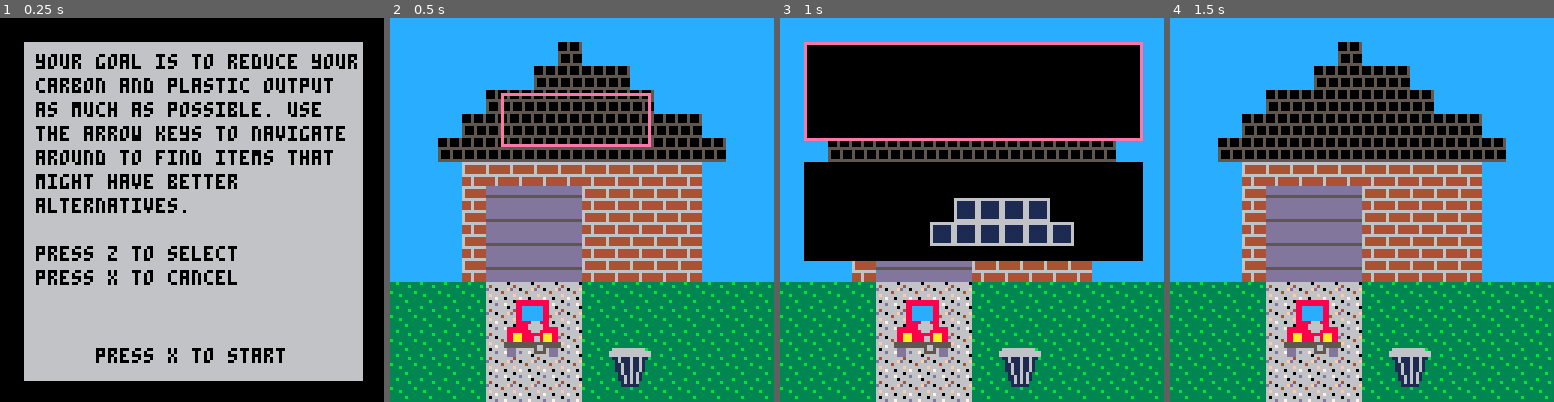
Above: before the commit, frames 1-4 (left to right).
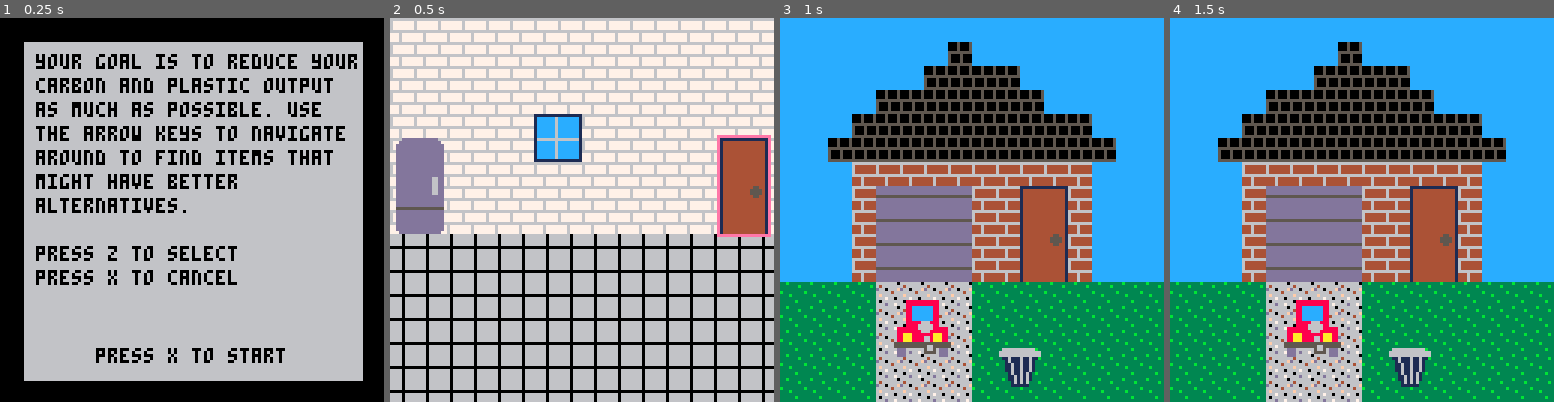
Above: after the commit, the same moments.

Repository: EmilyRagan/senior-project
Game: PICO-8 cartridge carts/home.p8
Same seed, same stepped clock (60 frames per second), same inputs: the game is played once before the commit and once after it.
Inputs:
- Up to frame 1 (0.25 s): no input
- Up to frame 2 (0.5 s): tap X (X key) at 0.33 s
- Up to frame 3 (1 s): tap O (Z key) at 0.7 s
- Up to frame 4 (1.5 s): tap X (X key) at 1.07 s

Frame 1 is identical in both runs. In frame 2, 92% of the frame differs, in the area x 0-100%, y 0-100%; in frame 3, 41%; in frame 4, 1.4%.

Commit message:
use same door sprite for navigating from outdoors into kitchen

Diff:
--- a/carts/home.p8
+++ b/carts/home.p8
@@ -51,6 +51,19 @@
         x = 38,
         y = 26,
       },
+    }
+  },
+  {
+    -- door
+    current = 1,
+    options = {
+      {
+        sprite_start = 70,
+        sprite_height = 4,
+        sprite_width = 2,
+        x = 80,
+        y = 56
+      }
     }
   },
   {
@@ -126,9 +139,10 @@
 
 -- link the scene transition items
 kitchen_items[1]['navigate'] = outdoor_items
+outdoor_items[2]['navigate'] = kitchen_items
 
 -- current state of game
-current_scene = outdoor_items
+current_scene = kitchen_items
 current_index = 1
 current_item = current_scene[current_index]
 
@@ -161,9 +175,9 @@
   then
     if (#current_item.options > 1)
     then
-    alternative_selected = 0
-    show_alternatives = true
-    return
+      alternative_selected = 0
+      show_alternatives = true
+      return
     elseif (current_item.navigate != nil)
     then
       current_scene = current_item.navigate
Not shown, changed: 32 lines of the sprite sheet (__gfx__) section of carts/home.p8
